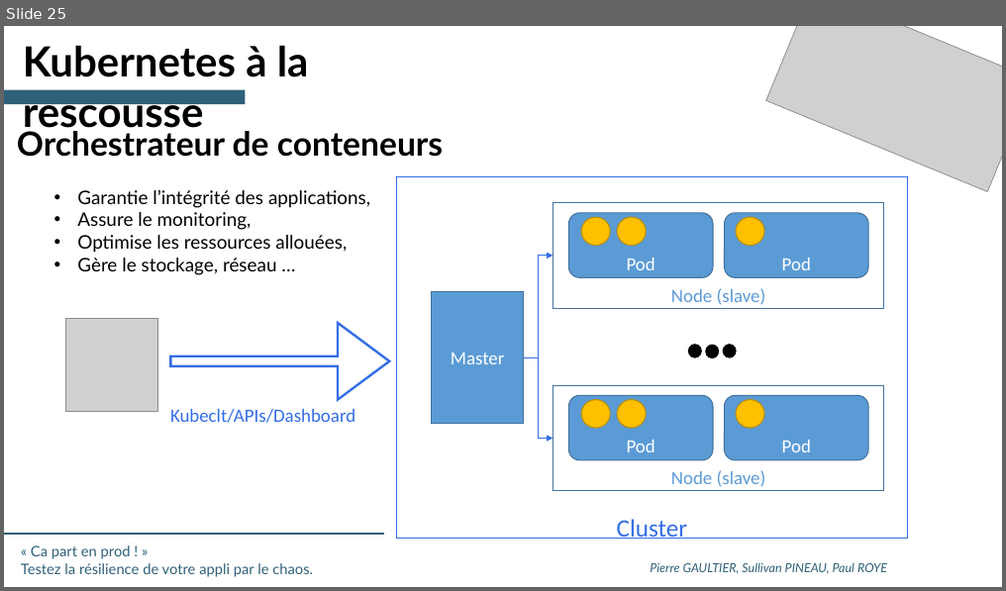
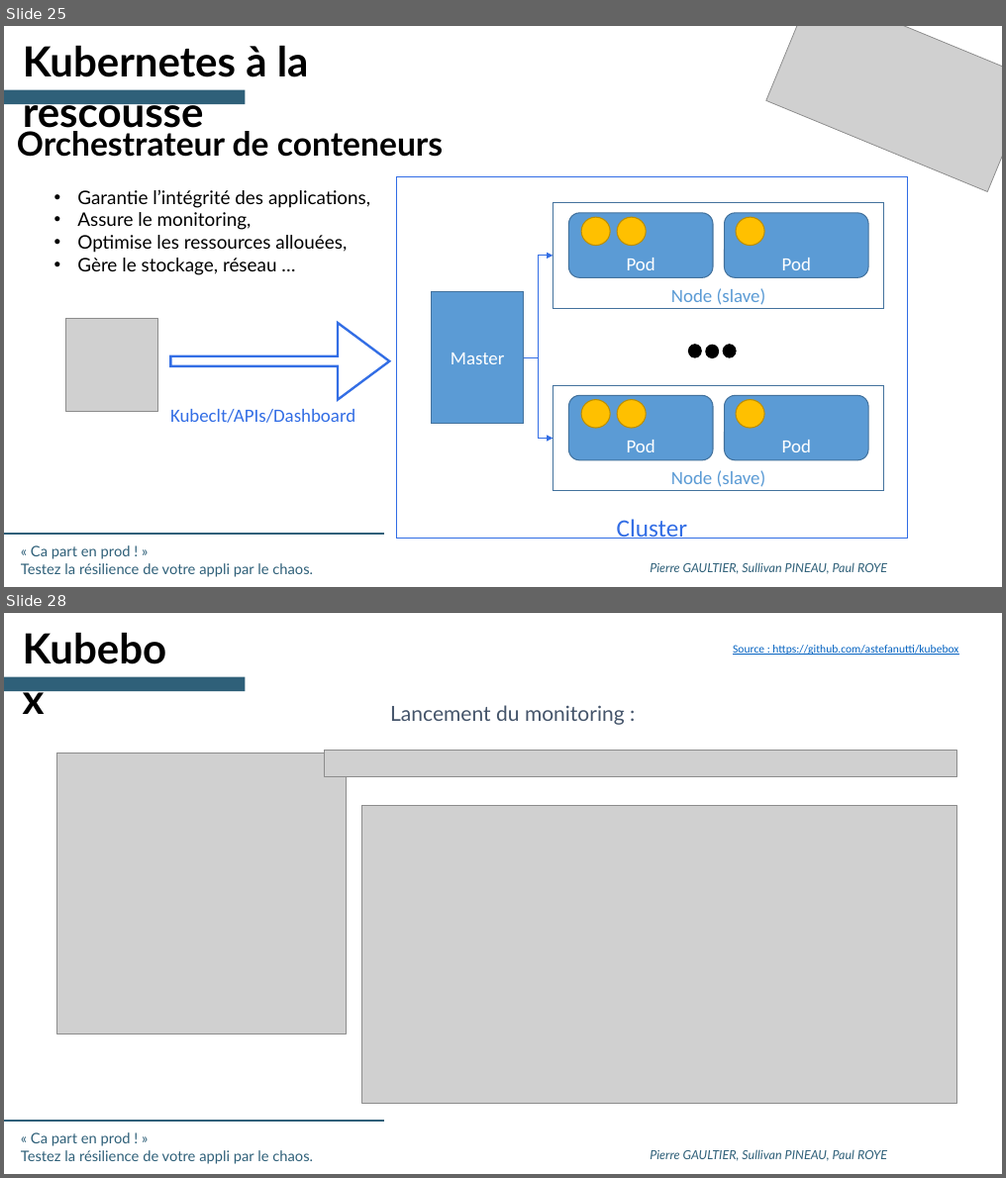
Before and after one commit to SII-Codelab-Chaos/Codelab-Chaos-TP, a slide deck: Hands-On -Chaos - SLIDES.pptx. Shown one above the other, each under a label of ours: slide 25 before the commit, slides 25 and 28 after it; the slides between them are not shown. The pictures are 1006x591 and 1006x1178 pixels, drawn with LibreOffice and Linux fonts; fonts in the diff are those of the drawing; grey boxes stand for pictures; background and template pictures are left out. Boxes give left, top, right and bottom in pixels: in the first picture for what was removed or moved away, otherwise in the second. Text is boxed around its words. In the diff, an @@ line names an element or a change of style, - is before the commit and + after.

```diff
--- a/Hands-On -Chaos - SLIDES.pptx
+++ b/Hands-On -Chaos - SLIDES.pptx
@@ slide 28 added at (4, 613, 1002, 1174), background #FFFFFF; not listed: 3 template elements that a slide beside it also shows @@
@@ text added at (15, 619, 193, 676), 40 pt, text #000000, bold @@
+Kubebox
@@ text added at (733, 645, 958, 655), 11 pt, text #0563C1, underline @@
+Source : https://github.com/astefanutti/kubebox
@@ rectangle added at (4, 676, 245, 691), fill #2F6079 @@
@@ text added at (390, 705, 625, 725), 20 pt, text #44546A @@
+Lancement du monitoring :
@@ picture added at (56, 754, 346, 1035) @@
@@ picture added at (325, 751, 957, 777) @@
@@ picture added at (361, 805, 957, 1103) @@
```
Also in this commit, not shown: 1 slide changed, 2 other slides added, 1 other file.
